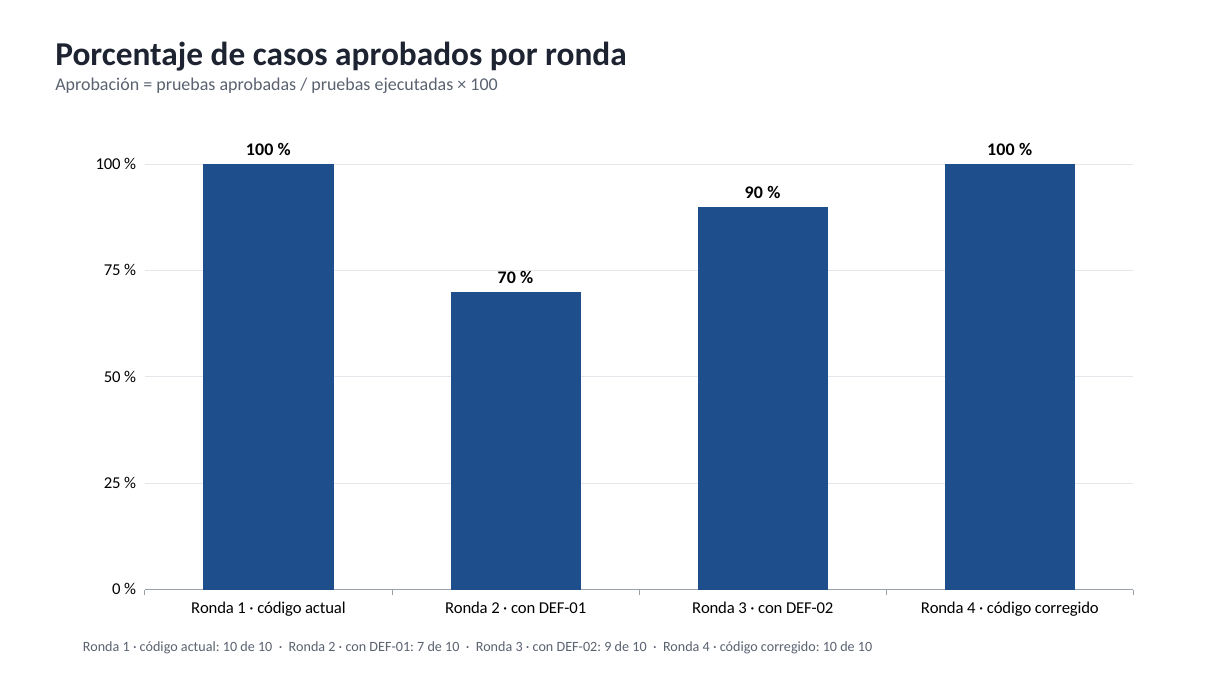
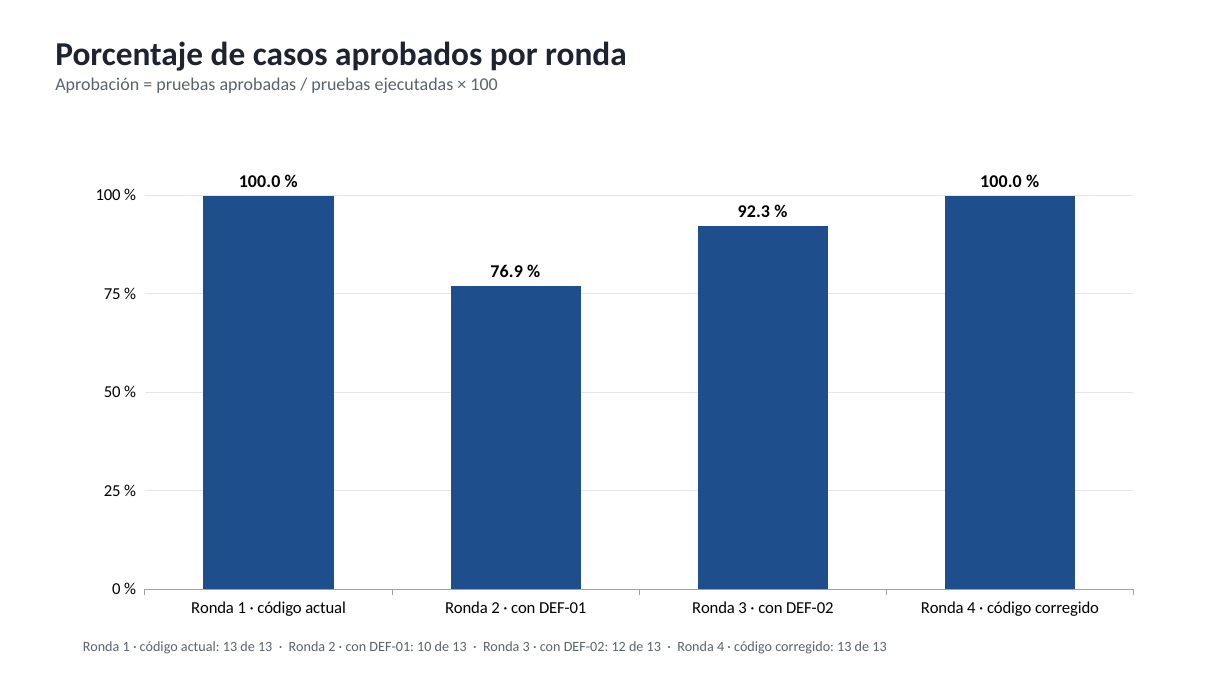
Before and after one commit to azharsonix/sistema-inventario-actividad-2, a slide deck: slide 4 of docs/Segunda parte/Diagramas - Segunda parte.pptx. Drawn at 1232x693 pixels with LibreOffice and Linux fonts; fonts in the diff are those of the drawing. Boxes give left, top, right and bottom in pixels: in the first picture for what was removed or moved away, otherwise in the second. Text is boxed around its words. In the diff, an @@ line names an element or a change of style, - is before the commit and + after.

```diff
--- a/docs/Segunda parte/Diagramas - Segunda parte.pptx
+++ b/docs/Segunda parte/Diagramas - Segunda parte.pptx
@@ column chart at bbox=[74, 139, 1155, 628] @@
@@ Series 1, Ronda 2 · con DEF-01: 0.7 to 0.769 @@
@@ Series 1, Ronda 3 · con DEF-02: 0.9 to 0.923 @@
@@ data labels of Series 1 changed @@
@@ value axis changed @@
@@ text at bbox=[83, 641, 886, 654]: text changed @@
-Ronda 1 · código actual: 10 de 10 · Ronda 2 · con DEF-01: 7 de 10 · Ronda 3 · con DEF-02: 9 de 10 · Ronda 4 · código corregido: 10 de 10
+Ronda 1 · código actual: 13 de 13 · Ronda 2 · con DEF-01: 10 de 13 · Ronda 3 · con DEF-02: 12 de 13 · Ronda 4 · código corregido: 13 de 13
```
Also in this commit, not shown: 4 other slides changed, 3 slides added, 13 other files.
